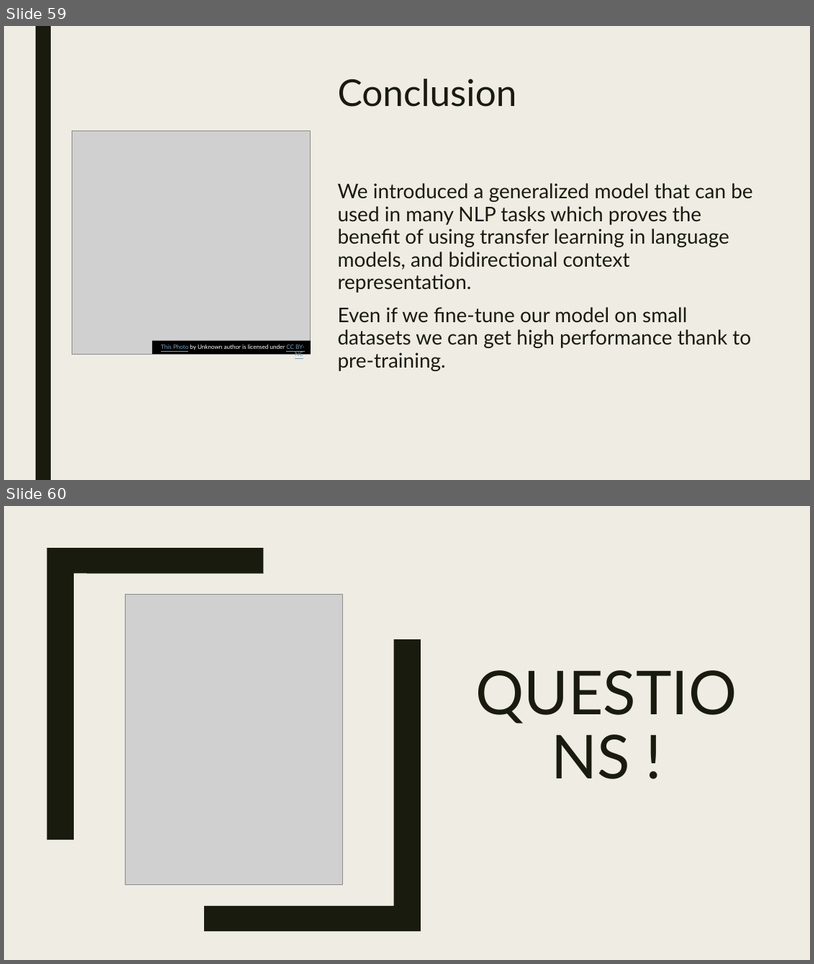
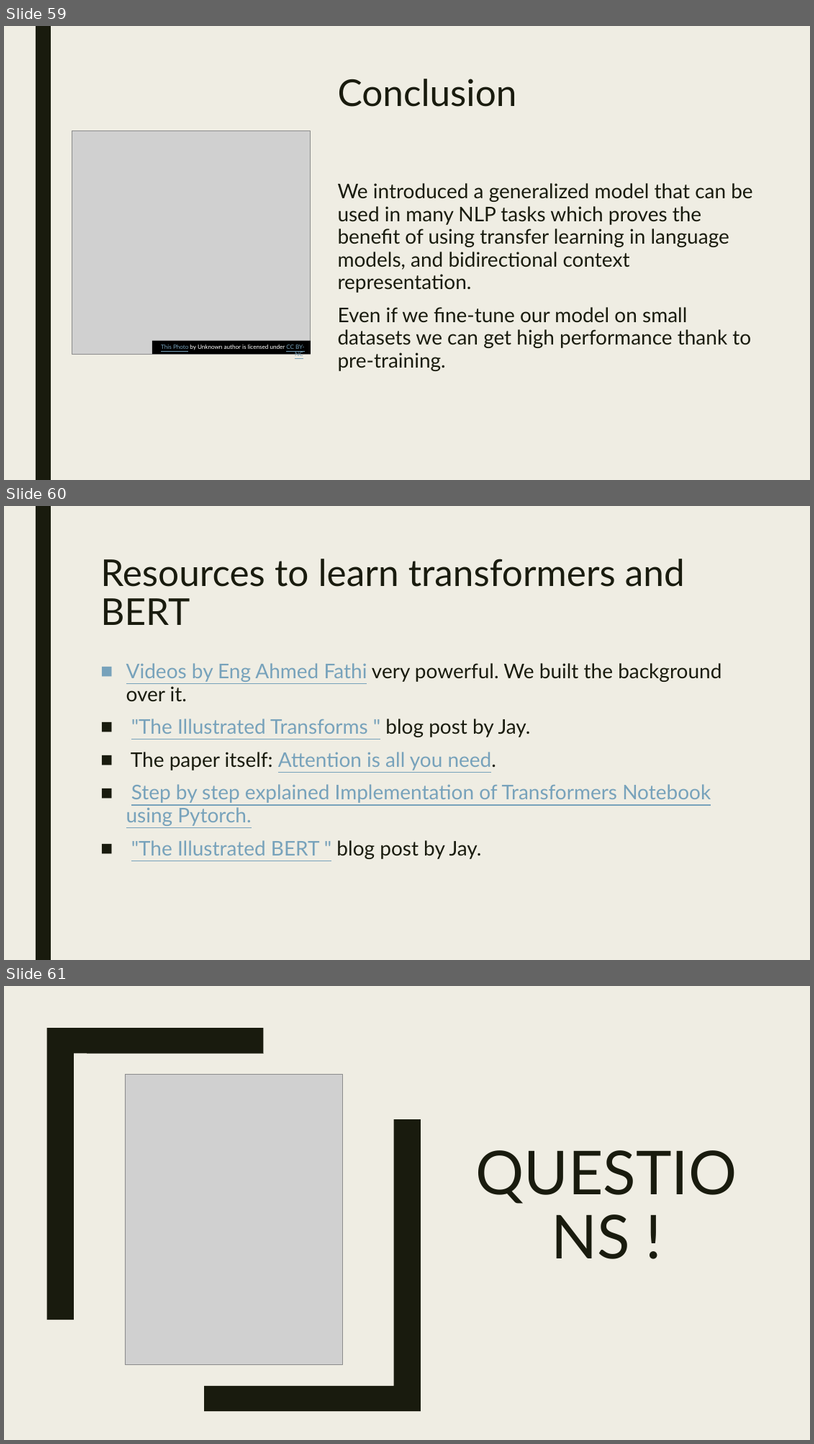
Before and after one commit to Abdullahaml1/deep-learning, a slide deck: presentation_report_BERT/bert_presentation_v2.pptx. Shown one above the other, each under a label of ours: slides 59 and 60 before the commit, slides 59, 60 and 61 after it. The pictures are 814x964 and 814x1444 pixels, drawn with LibreOffice and Linux fonts; fonts in the diff are those of the drawing; grey boxes stand for pictures. Boxes give left, top, right and bottom in pixels: in the first picture for what was removed or moved away, otherwise in the second. Text is boxed around its words. In the diff, an @@ line names an element or a change of style, - is before the commit and + after.

Commit message:
adding resources

```diff
--- a/presentation_report_BERT/bert_presentation_v2.pptx
+++ b/presentation_report_BERT/bert_presentation_v2.pptx
@@ slide 60 added at (x1=4, y1=506, x2=810, y2=960), background #EFEDE3; not listed: 1 template element that a slide beside it also shows @@
@@ title added at (x1=100, y1=559, x2=685, y2=625), 44 pt, text #191B0E @@
+Resources to learn transformers and BERT
@@ text added at (x1=126, y1=663, x2=722, y2=859), 24 pt, text #77A2BB, underline @@
+■ Videos by Eng Ahmed Fathi very powerful. We built the background over it.
+■ "The Illustrated Transforms " blog post by Jay.
+■ The paper itself: Attention is all you need.
+■ Step by step explained Implementation of Transformers Notebook using Pytorch.
+■ "The Illustrated BERT " blog post by Jay.
@@ what was slide 60 is now slide 61 @@
```
Also in this commit, not shown: 1 other file.
